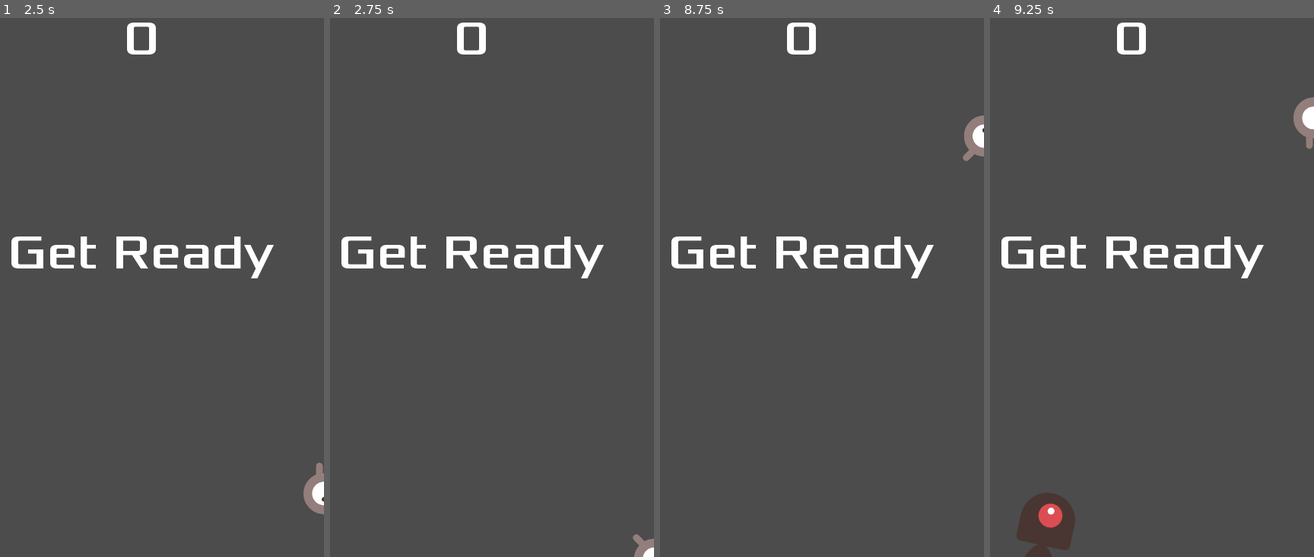
Above: before the commit, frames 1-4 (left to right).
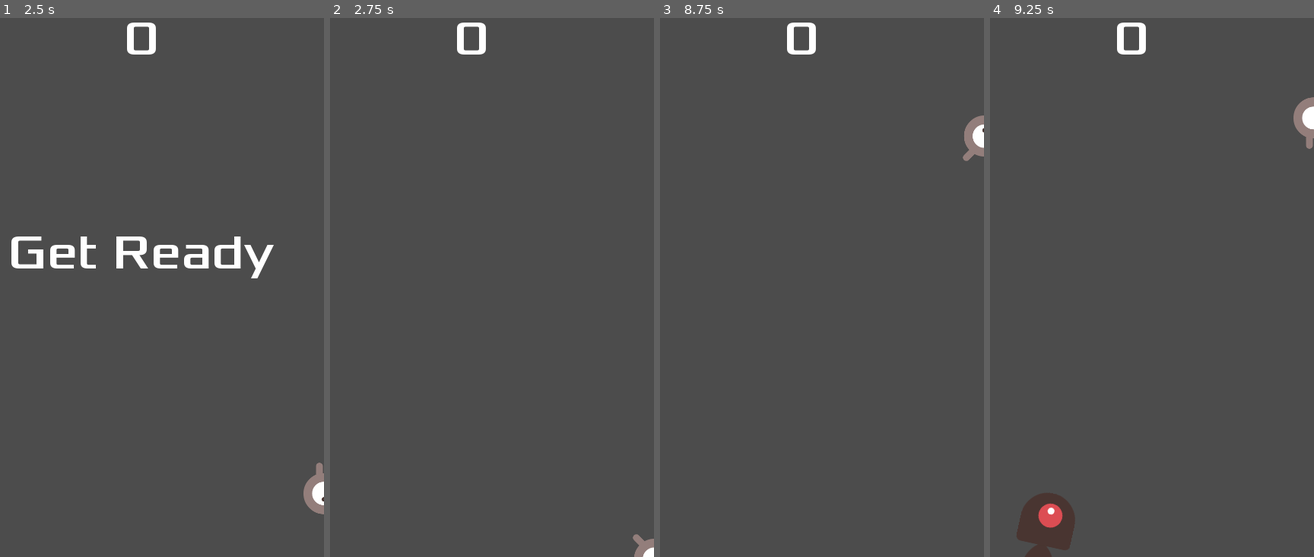
Above: after the commit, the same moments.

Repository: SrGandara/DodgeTheCreeps
Game: Godot game, scene res://Main.tscn
The game is run twice, just before and just after one commit, with the same random seed, the same clock (stepped at 60 frames per second) and the same inputs.
Inputs:
- Up to frame 1 (2.5 s): click "Start" at 0.5 s; tap Enter at 1.25 s; hold Right (move_right) 1.28-2.03 s; hold Down (move_down) from 2.03 s (still down)
- Up to frame 2 (2.75 s): keep holding Down (move_down)
- Up to frame 3 (8.75 s): release Down (move_down) at 2.78 s; hold Right (move_right) 2.78-3.53 s; hold Up (move_up) 3.53-4.28 s; tap Space at 4.25, 5.75 s; hold Left (move_left) 4.28-5.78 s; tap Enter at 5, 7.25 s; hold Down (move_down) 5.78-6.5 s; click "Start" at 6.5 s; hold Right (move_right) 7.28-8.03 s; hold Up (move_up) from 8.03 s (still down)
- Up to frame 4 (9.25 s): release Up (move_up) at 8.78 s; hold Right (move_right) from 8.78 s (still down)

Frame 1 is identical in both runs. In frame 2, 2.0% of the frame differs, in the area x 3-85%, y 40-49%; in frame 3, 2.0%; in frame 4, 2.0%.

Commit message:
#02 Fix message

Diff:
--- a/src/HUD.tscn
+++ b/src/HUD.tscn
@@ -51,3 +51,4 @@
 one_shot = true
 
 [connection signal="pressed" from="StartButton" to="." method="_on_StartButton_pressed"]
+[connection signal="timeout" from="MessageTimer" to="." method="_on_MessageTimer_timeout"]
